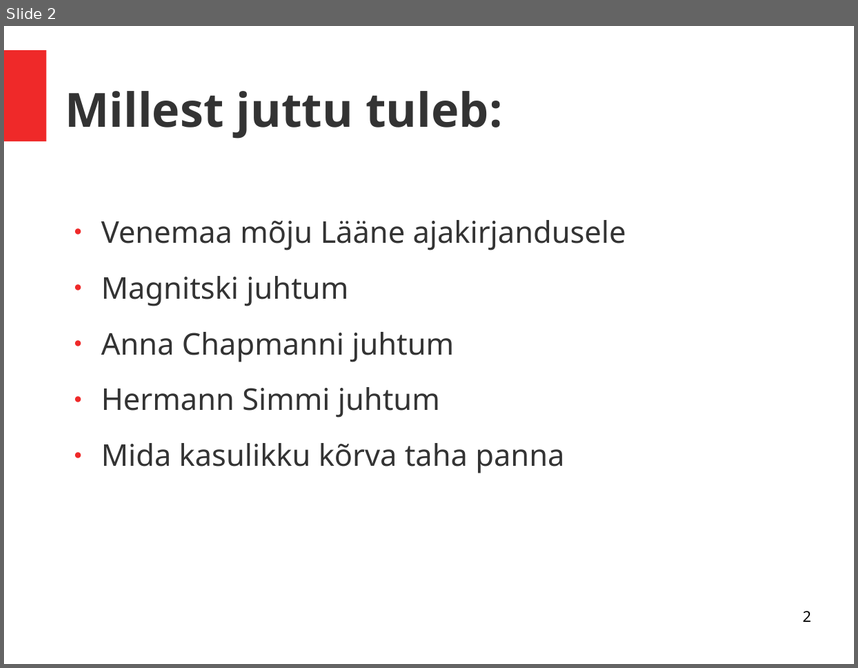
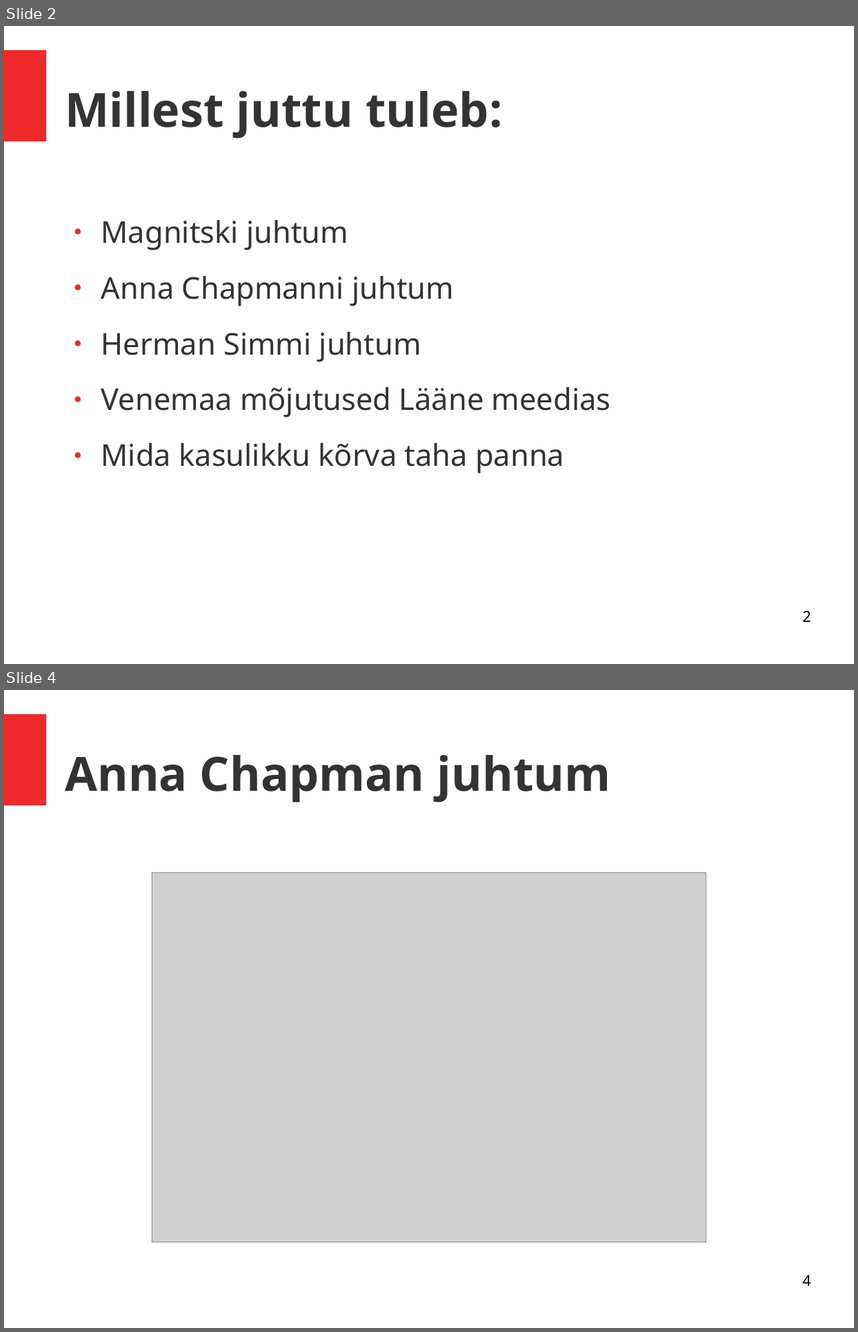
Before and after one commit to kaabugavehkija/kaabugavehkija.github.io, a slide deck: Ettekanne/Ettekanne_mustasaar.ppt. Shown one above the other, each under a label of ours: slide 2 before the commit, slides 2 and 4 after it; the slides between them are not shown. The pictures are 858x668 and 858x1332 pixels, drawn with LibreOffice and Linux fonts; fonts in the diff are those of the drawing; grey boxes stand for pictures. Boxes give left, top, right and bottom in pixels: in the first picture for what was removed or moved away, otherwise in the second. Text is boxed around its words. In the diff, an @@ line names an element or a change of style, - is before the commit and + after.

```diff
--- a/Ettekanne/Ettekanne_mustasaar.ppt
+++ b/Ettekanne/Ettekanne_mustasaar.ppt
@@ slide 4 added at box(4, 690, 854, 1328), background #FFFFFF; not listed: 1 template element that a slide beside it also shows @@
@@ title added at box(65, 755, 611, 802), 44 pt, text #333333, bold @@
+Anna Chapman juhtum
@@ picture added at box(152, 872, 706, 1241) @@
@@ page number added at box(802, 1274, 811, 1285), 14 pt, text #000000 @@
+4
@@ slide 2 changed as well @@
@@ text at box(101, 220, 626, 250): paragraph removed @@
-● Venemaa mõju Lääne ajakirjandusele
@@ text at box(101, 332, 611, 417): text changed @@
-● Hermann Simmi juhtum
+● Herman Simmi juhtum
+● Venemaa mõjutused Lääne meedias
```
Also in this commit, not shown: 3 other slides added, 4 other files.
